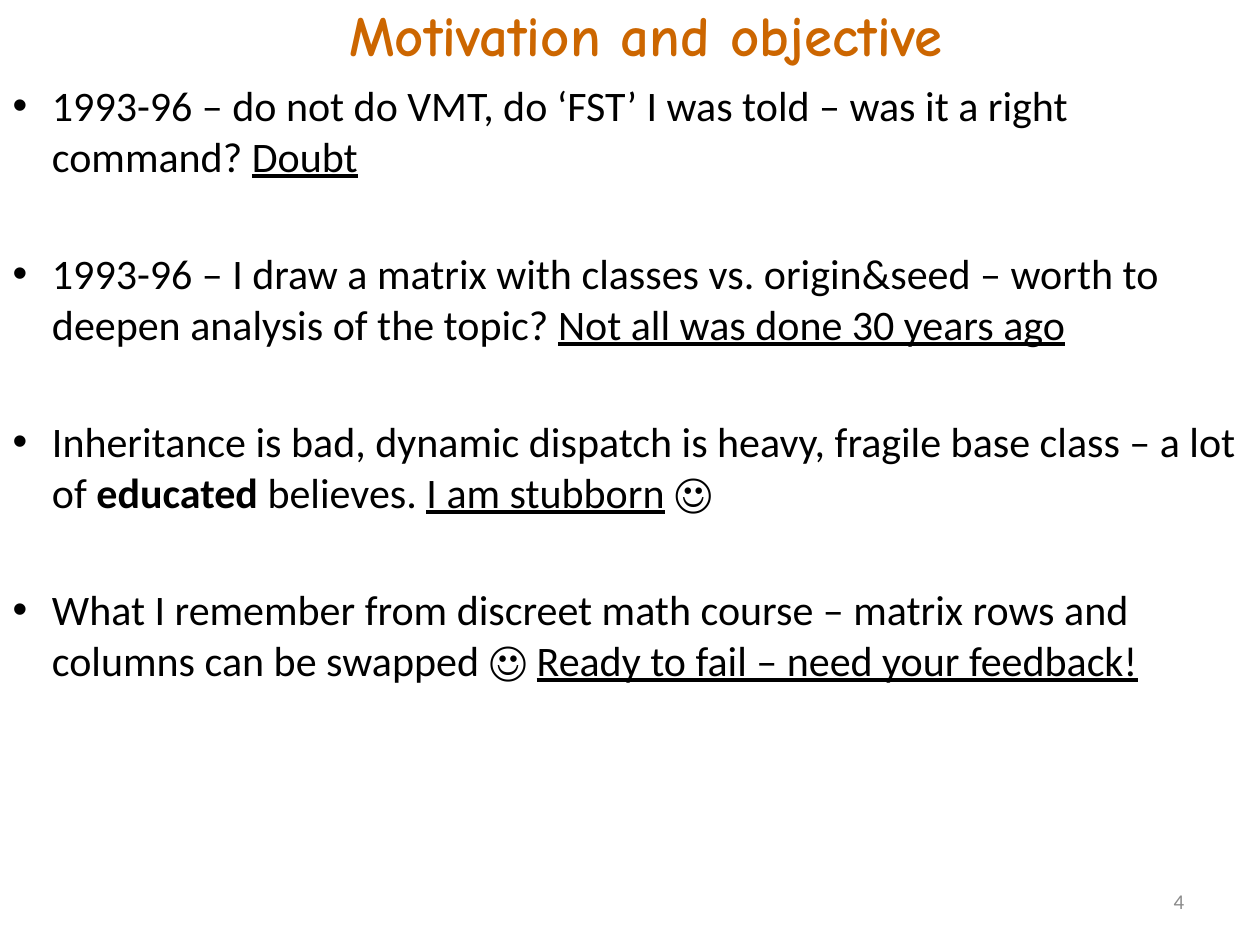
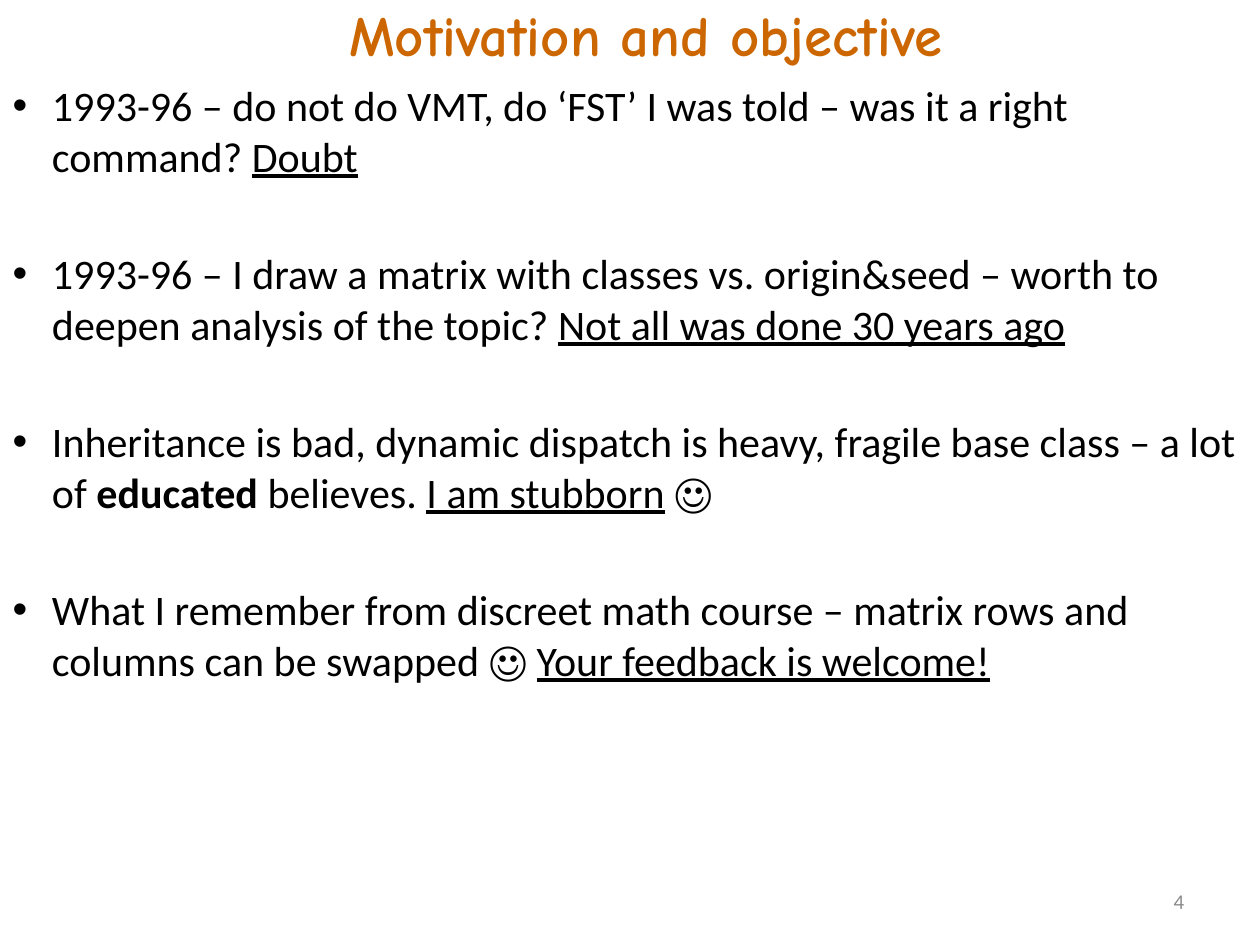
Before and after one commit to akanatov/SLang-, a slide deck: slide 4 of Docs/Incidence matrix and OOP.pptx. Drawn at 1260x945 pixels with LibreOffice and Linux fonts; fonts in the diff are those of the drawing. Boxes give left, top, right and bottom in pixels: in the first picture for what was removed or moved away, otherwise in the second. Text is boxed around its words. In the diff, an @@ line names an element or a change of style, - is before the commit and + after.

```diff
--- a/Docs/Incidence matrix and OOP.pptx
+++ b/Docs/Incidence matrix and OOP.pptx
@@ text at [52,595,1128,683]: text changed @@
-• What I remember from discreet math course – matrix rows and columns can be swapped ☺ Ready to fail – need your feedback!
+• What I remember from discreet math course – matrix rows and columns can be swapped ☺ Your feedback is welcome!
```
Also in this commit, not shown: 6 other slides changed.
